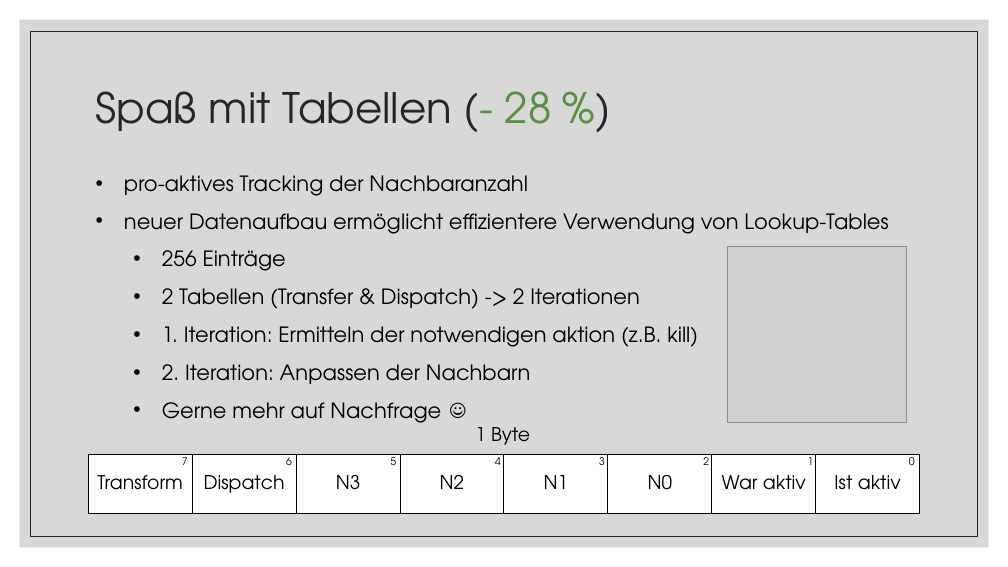
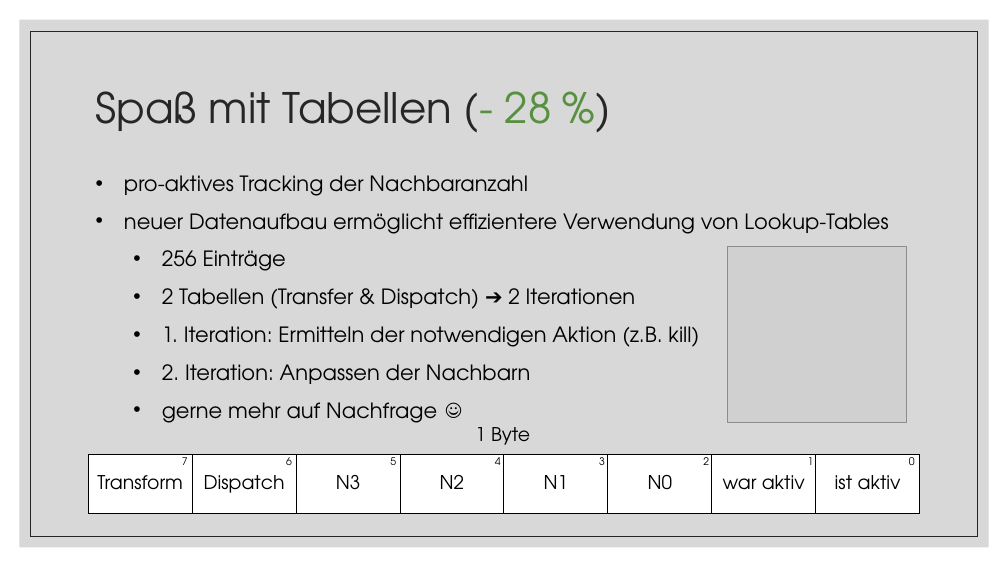
Before and after one commit to tobixdev/TUWien_WS20_EfficientPrograms, a slide deck: slide 17 of Conway’s Game of Life.pptx. Drawn at 1008x567 pixels with LibreOffice and Linux fonts; fonts in the diff are those of the drawing; grey boxes stand for pictures. Boxes give left, top, right and bottom in pixels: in the first picture for what was removed or moved away, otherwise in the second. Text is boxed around its words. In the diff, an @@ line names an element or a change of style, - is before the commit and + after.

```diff
--- a/Conway’s Game of Life.pptx
+++ b/Conway’s Game of Life.pptx
@@ text at (x1=162, y1=288, x2=699, y2=347): text changed @@
-  • 2 Tabellen (Transfer & Dispatch) -> 2 Iterationen
-  • 1. Iteration: Ermitteln der notwendigen aktion (z.B. kill)
+  • 2 Tabellen (Transfer & Dispatch) ➔ 2 Iterationen
+  • 1. Iteration: Ermitteln der notwendigen Aktion (z.B. kill)
@@ text at (x1=162, y1=402, x2=437, y2=423): text changed @@
-  • Gerne mehr auf Nachfrage ☺
+  • gerne mehr auf Nachfrage ☺
@@ table at (x1=88, y1=454, x2=923, y2=514) @@
-row 1, column 7: War aktiv
+row 1, column 7: war aktiv
-row 1, column 8: Ist aktiv
+row 1, column 8: ist aktiv
```
Also in this commit, not shown: 6 other slides changed, 1 other file.
